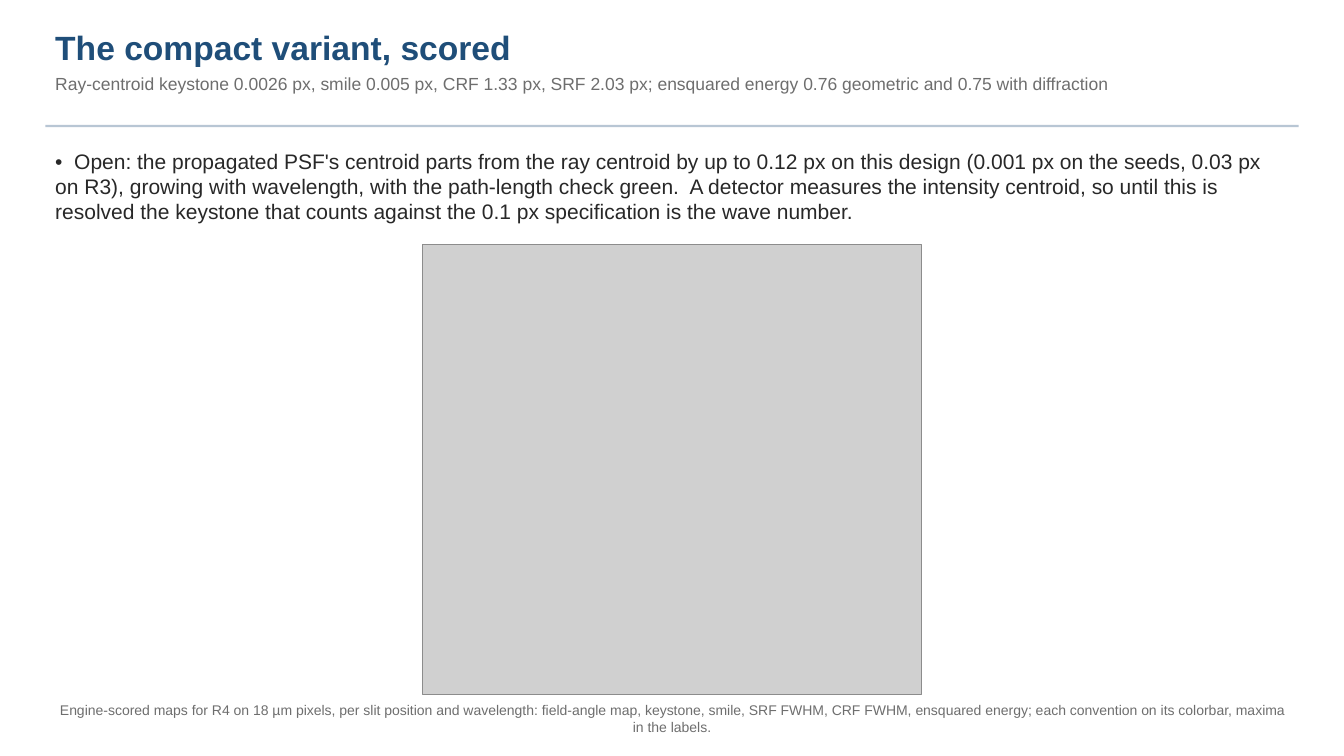
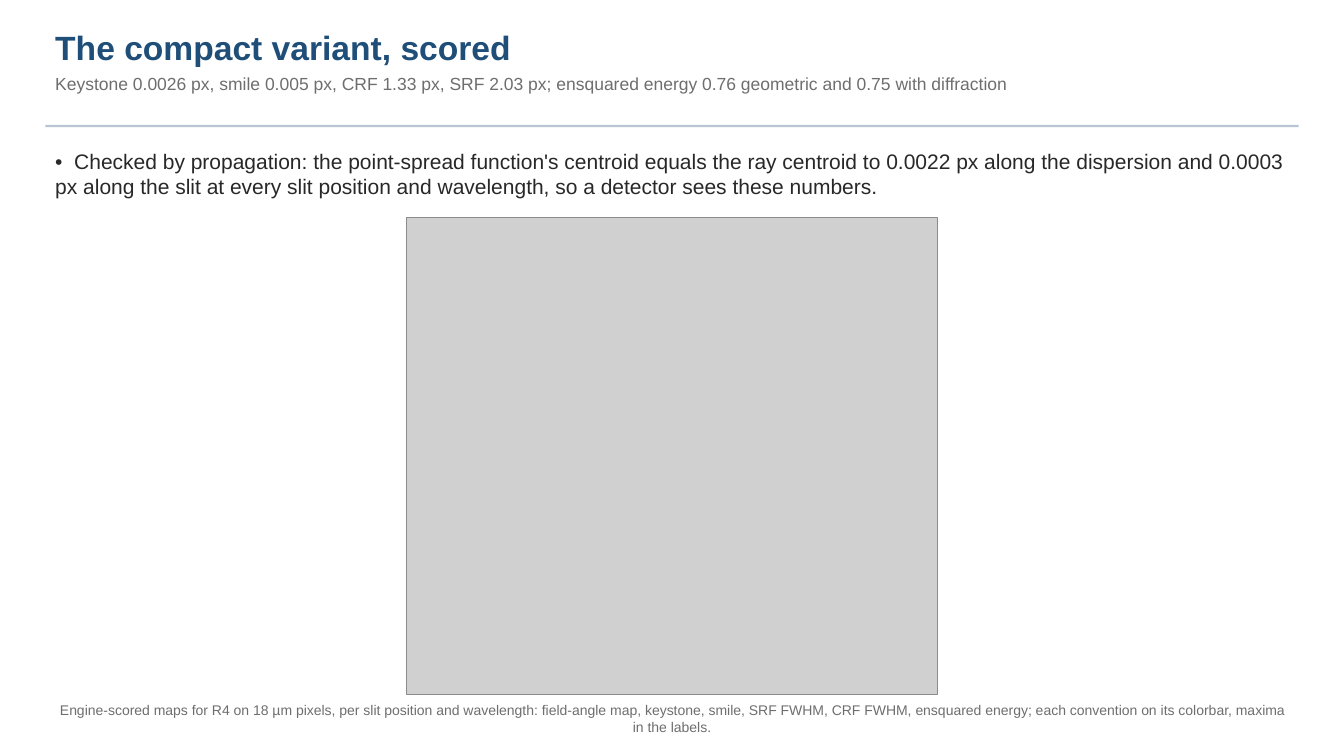
Before and after one commit to nasa-jpl/macos, a slide deck: slide 16 of demo_session/deck_dyson_baseline.pptx (slide 14 before the commit). Drawn at 1344x756 pixels with LibreOffice and Linux fonts; fonts in the diff are those of the drawing; grey boxes stand for pictures. Boxes give left, top, right and bottom in pixels: in the first picture for what was removed or moved away, otherwise in the second. Text is boxed around its words. In the diff, an @@ line names an element or a change of style, - is before the commit and + after.

```diff
--- a/demo_session/deck_dyson_baseline.pptx
+++ b/demo_session/deck_dyson_baseline.pptx
@@ text at bbox=[55, 77, 1006, 94]: text changed @@
-Ray-centroid keystone 0.0026 px, smile 0.005 px, CRF 1.33 px, SRF 2.03 px; ensquared energy 0.76 geometric and 0.75 with diffraction
+Keystone 0.0026 px, smile 0.005 px, CRF 1.33 px, SRF 2.03 px; ensquared energy 0.76 geometric and 0.75 with diffraction
@@ text at bbox=[55, 153, 1283, 198]: text changed @@
-• Open: the propagated PSF's centroid parts from the ray centroid by up to 0.12 px on this design (0.001 px on the seeds, 0.03 px on R3), growing with wavelength, with the path-length check green. A detector measures the intensity centroid, so until this is resolved the keystone that counts against the 0.1 px specification is the wave number.
+• Checked by propagation: the point-spread function's centroid equals the ray centroid to 0.0022 px along the dispersion and 0.0003 px along the slit at every slit position and wavelength, so a detector sees these numbers.
@@ picture: place and size @@
-picture at bbox=[422, 245, 923, 695]
+picture at bbox=[407, 217, 938, 694]
```
Also in this commit, not shown: 7 other slides changed, 4 slides added, 1 slide removed, 1 other file.
